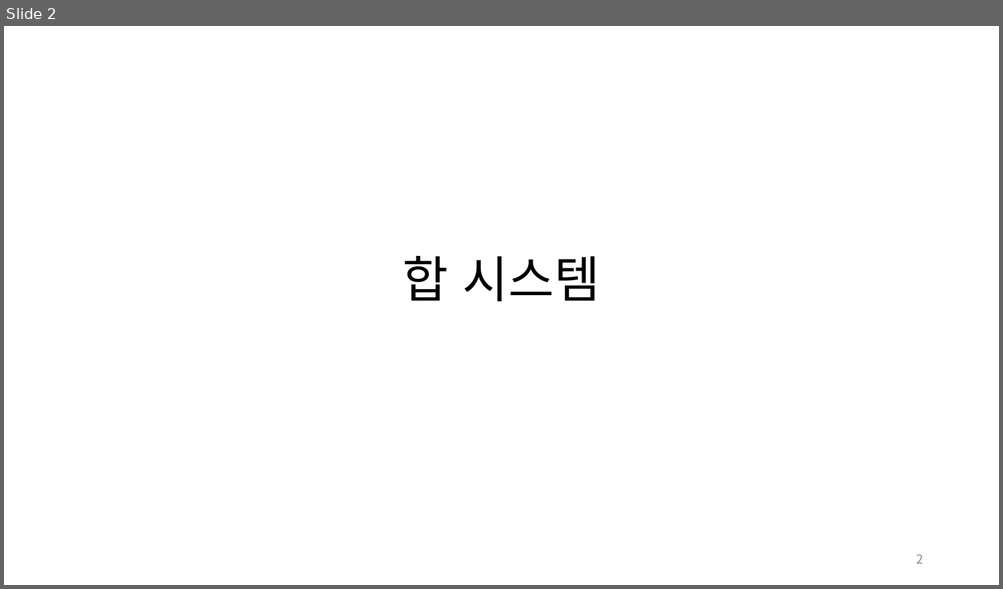
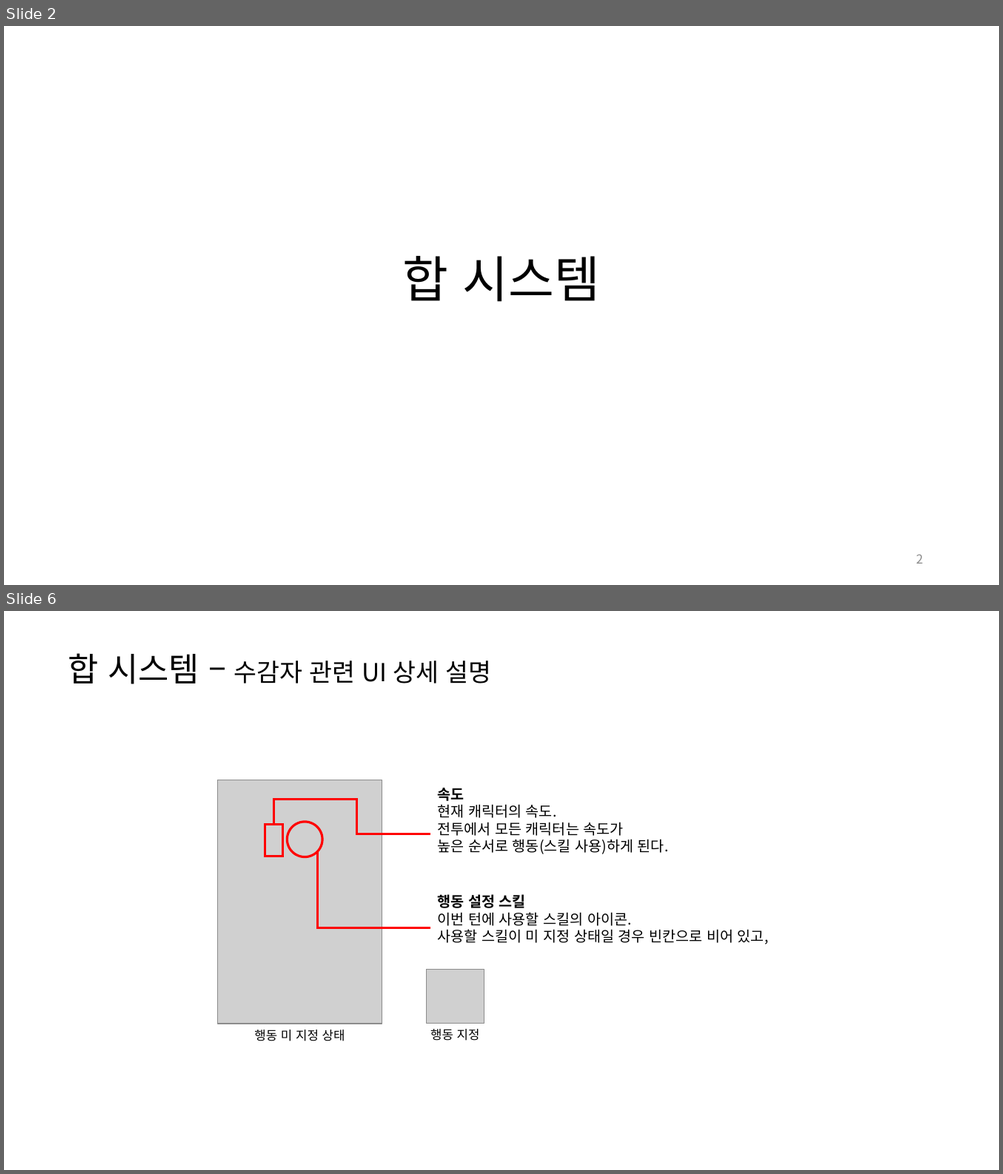
Before and after one commit to yjk0401/unityenginebasic_9th, a slide deck: 기획/림버스 컴퍼니/Limbus Company 합 시스템 역 기획서-윤정근.pptx. Shown one above the other, each under a label of ours: slide 2 before the commit, slides 2 and 6 after it; the slides between them are not shown. The pictures are 1003x589 and 1003x1174 pixels, drawn with LibreOffice and Linux fonts; fonts in the diff are those of the drawing; grey boxes stand for pictures. Boxes give left, top, right and bottom in pixels: in the first picture for what was removed or moved away, otherwise in the second. Text is boxed around its words. In the diff, an @@ line names an element or a change of style, - is before the commit and + after.

```diff
--- a/기획/림버스 컴퍼니/Limbus Company 합 시스템 역 기획서-윤정근.pptx
+++ b/기획/림버스 컴퍼니/Limbus Company 합 시스템 역 기획서-윤정근.pptx
@@ slide 6 added at (x1=4, y1=611, x2=999, y2=1170), background #FFFFFF @@
@@ text added at (x1=68, y1=653, x2=492, y2=684), 24 pt, text #000000 @@
+합 시스템 – 수감자 관련 UI 상세 설명
@@ picture added at (x1=218, y1=780, x2=382, y2=1025) @@
@@ text added at (x1=438, y1=788, x2=669, y2=854), 14 pt, text #000000 @@
+속도
+현재 캐릭터의 속도.
+전투에서 모든 캐릭터는 속도가
+높은 순서로 행동(스킬 사용)하게 된다.
@@ elbow line added from (274, 824) to (430, 834), #FF0000 2.25 pt @@
@@ rectangle added at (x1=265, y1=824, x2=283, y2=857), outline #FF0000 2.25 pt @@
@@ ellipse added at (x1=287, y1=822, x2=322, y2=857), outline #FF0000 2.25 pt @@
@@ elbow line added from (317, 852) to (430, 928), #FF0000 2.25 pt @@
@@ text added at (x1=438, y1=894, x2=768, y2=945), 14 pt, text #000000 @@
+행동 설정 스킬
+이번 턴에 사용할 스킬의 아이콘.
+사용할 스킬이 미 지정 상태일 경우 빈칸으로 비어 있고,
@@ picture added at (x1=427, y1=970, x2=484, y2=1024) @@
@@ text added at (x1=254, y1=1030, x2=345, y2=1042), 12 pt, text #000000 @@
+행동 미 지정 상태
@@ text added at (x1=430, y1=1029, x2=480, y2=1041), 12 pt, text #000000 @@
+행동 지정
```
Also in this commit, not shown: 5 slides changed, 4 other slides added, 1 other file.
